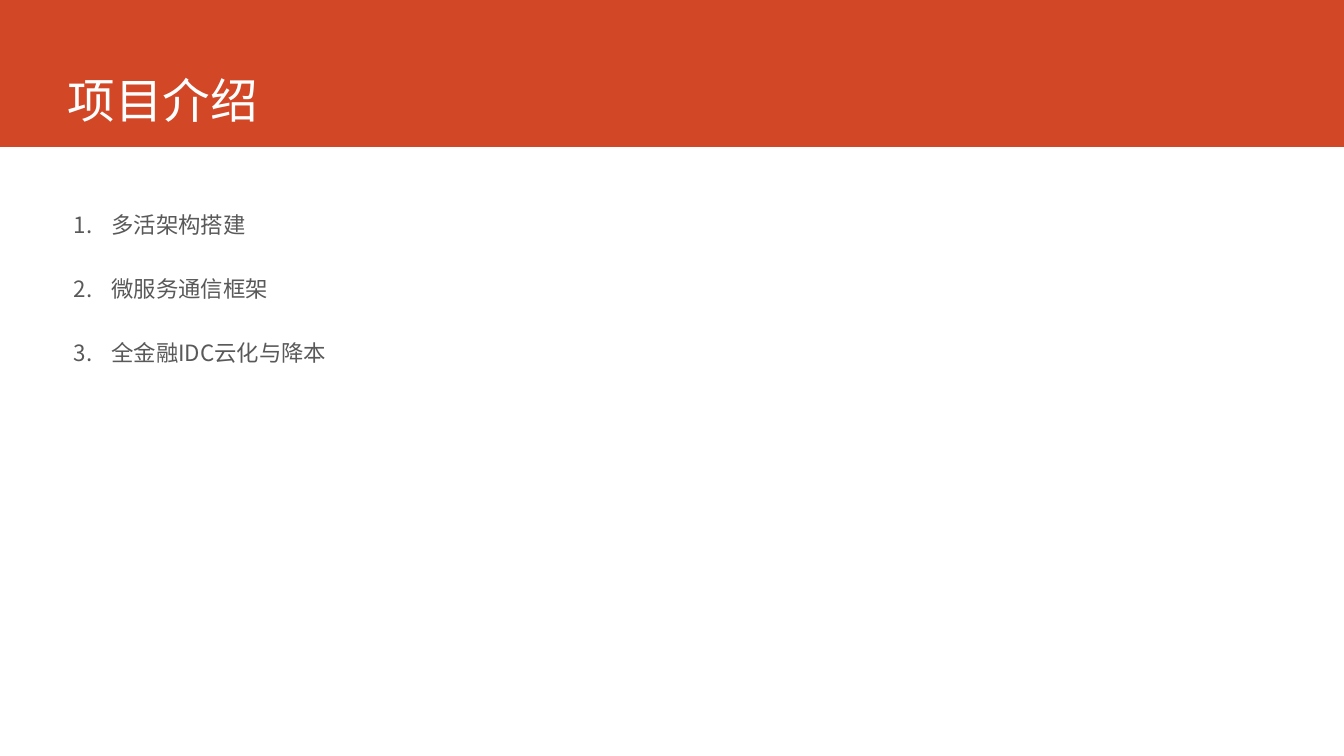
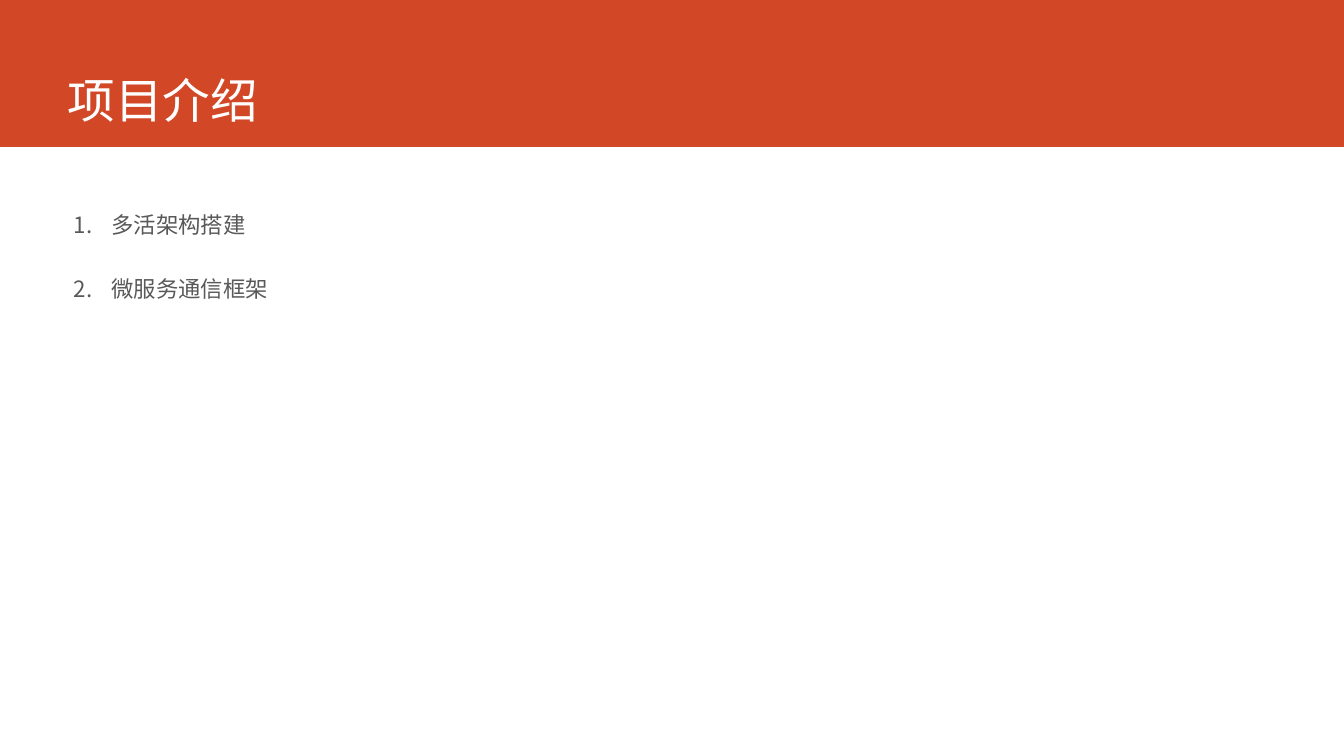
Before and after one commit to printfcoder/printfcoder, a slide deck: slide 3 of job/me/个人介绍.pptx. Drawn at 1344x756 pixels with LibreOffice and Linux fonts; fonts in the diff are those of the drawing. Boxes give left, top, right and bottom in pixels: in the first picture for what was removed or moved away, otherwise in the second. Text is boxed around its words. In the diff, an @@ line names an element or a change of style, - is before the commit and + after.

```diff
--- a/job/me/个人介绍.pptx
+++ b/job/me/个人介绍.pptx
@@ text at (x1=111, y1=342, x2=326, y2=363): paragraph removed @@
-3. 全金融IDC云化与降本
```
Also in this commit, not shown: 1 other slide changed, 5 slides added, 2 other files.
